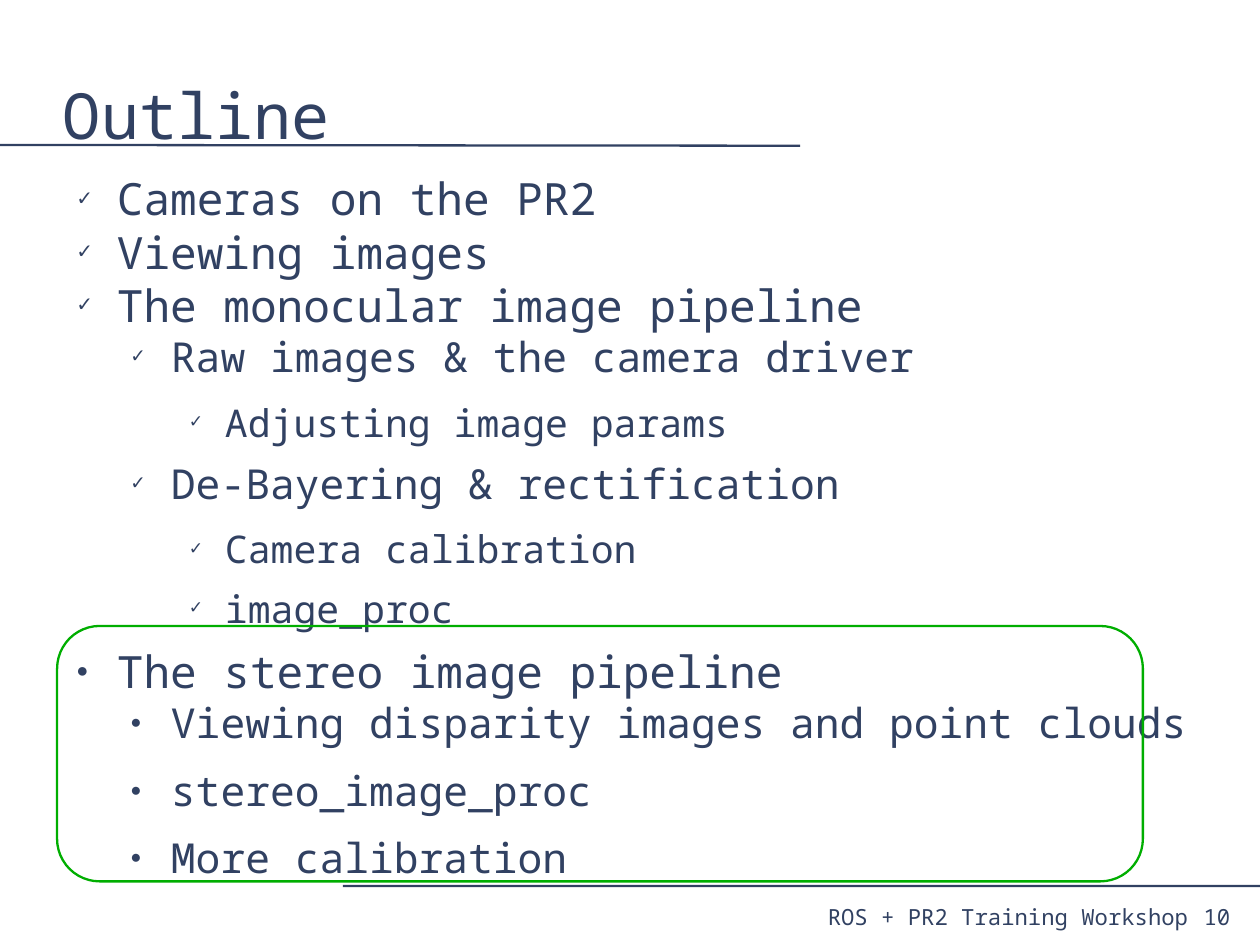
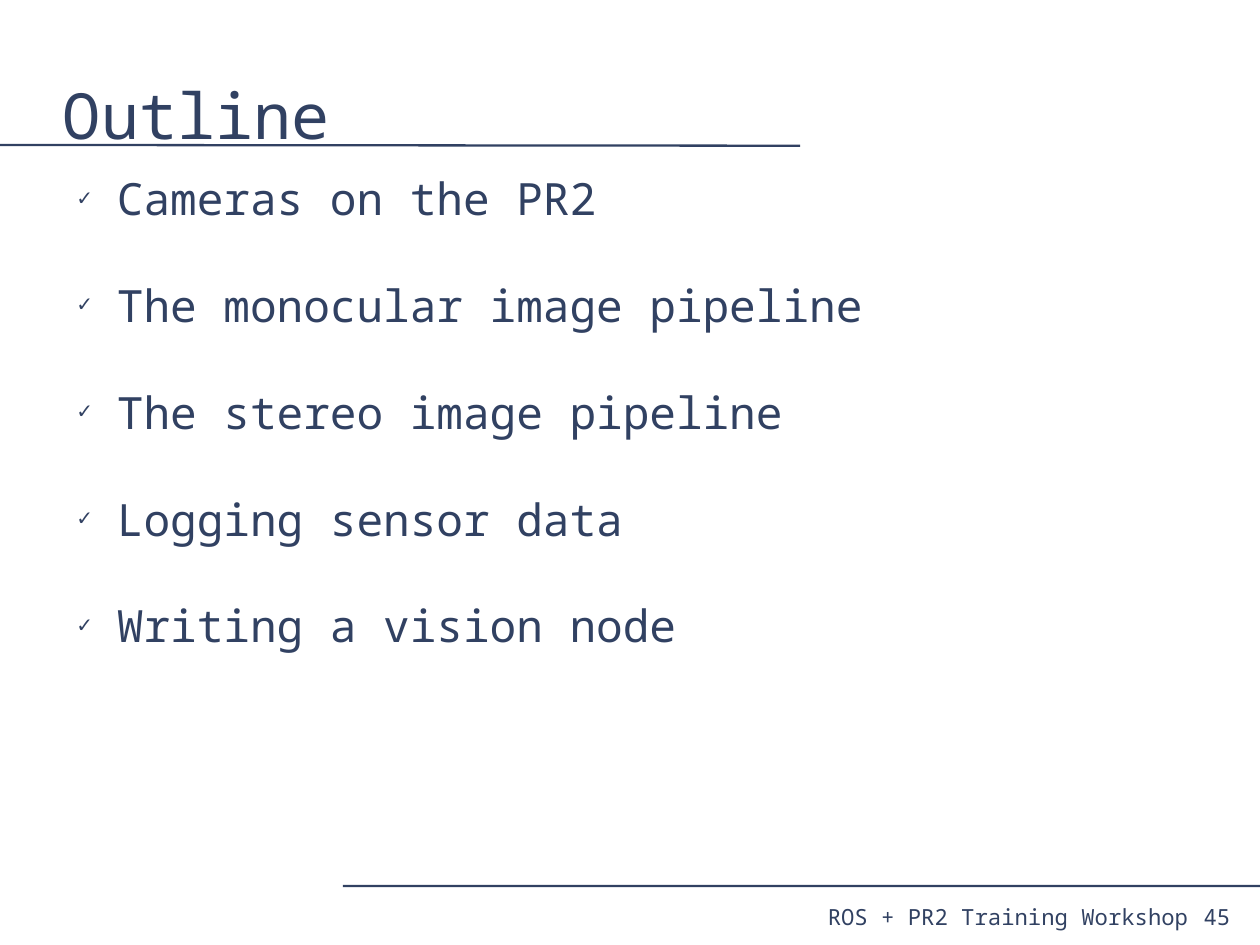
Before and after one commit to PR2/pr2_docs, a slide deck: slide 45 of pr2_training_workshop/processing_camera_data/slides.odp (slide 10 before the commit). Drawn at 1260x945 pixels with LibreOffice and Linux fonts; fonts in the diff are those of the drawing. Boxes give left, top, right and bottom in pixels: in the first picture for what was removed or moved away, otherwise in the second. Text is boxed around its words. In the diff, an @@ line names an element or a change of style, - is before the commit and + after.

Commit message:
processing_camera_data: Further reorganization. Expanded outlines to include entire talk. More on logging. Moved dynamic_reconfigure slides to relevant sections.

```diff
--- a/pr2_training_workshop/processing_camera_data/slides.odp
+++ b/pr2_training_workshop/processing_camera_data/slides.odp
@@ text at [117,235,490,280]: paragraph removed @@
-✓ Viewing images
@@ text at [171,340,914,633]: paragraphs removed @@
-  ✓ Raw images & the camera driver
-    ✓ Adjusting image params
-  ✓ De-Bayering & rectification
-    ✓ Camera calibration
-    ✓ image_proc
@@ text at [117,395,783,440]: bullet ● to ✓ @@
@@ text at [117,502,677,653]: text changed; size 26 to 28 pt @@
-  ● Viewing disparity images and point clouds
-  ● stereo_image_proc
-  ● More calibration
+✓ Logging sensor data
+✓ Writing a vision node
@@ rounded rectangle removed at [57,627,1143,882] @@
@@ page number at [1204,909,1231,926]: text changed @@
-10
+45
```
Also in this commit, not shown: 7 other slides changed, 4 slides added.
